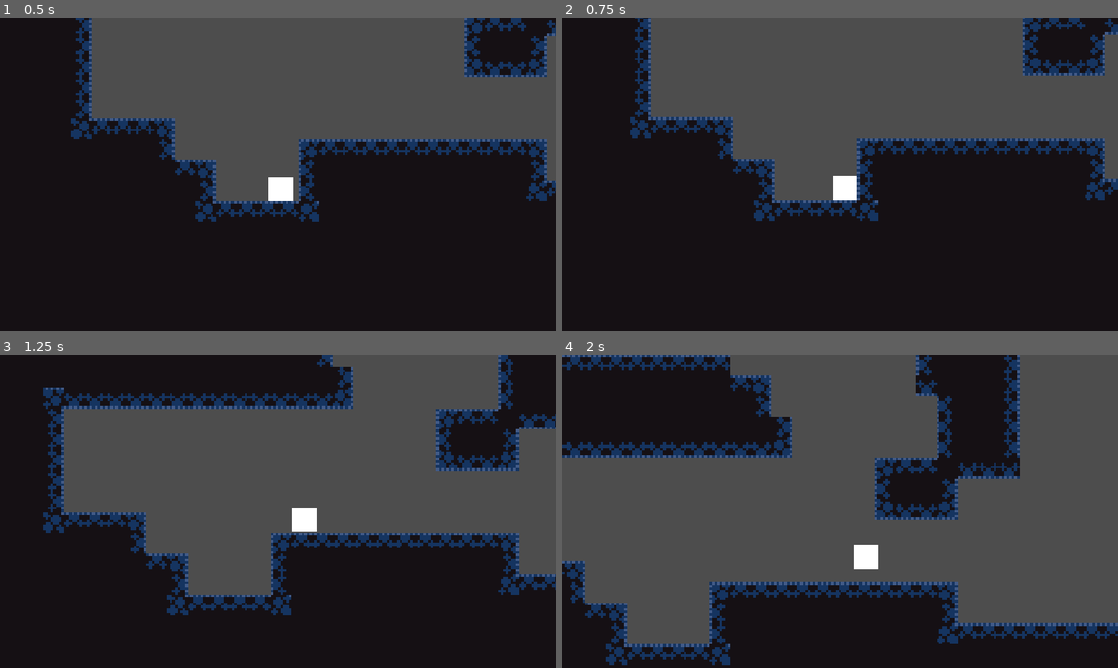
Above: before the commit, frames 1-4 (two rows, left to right).
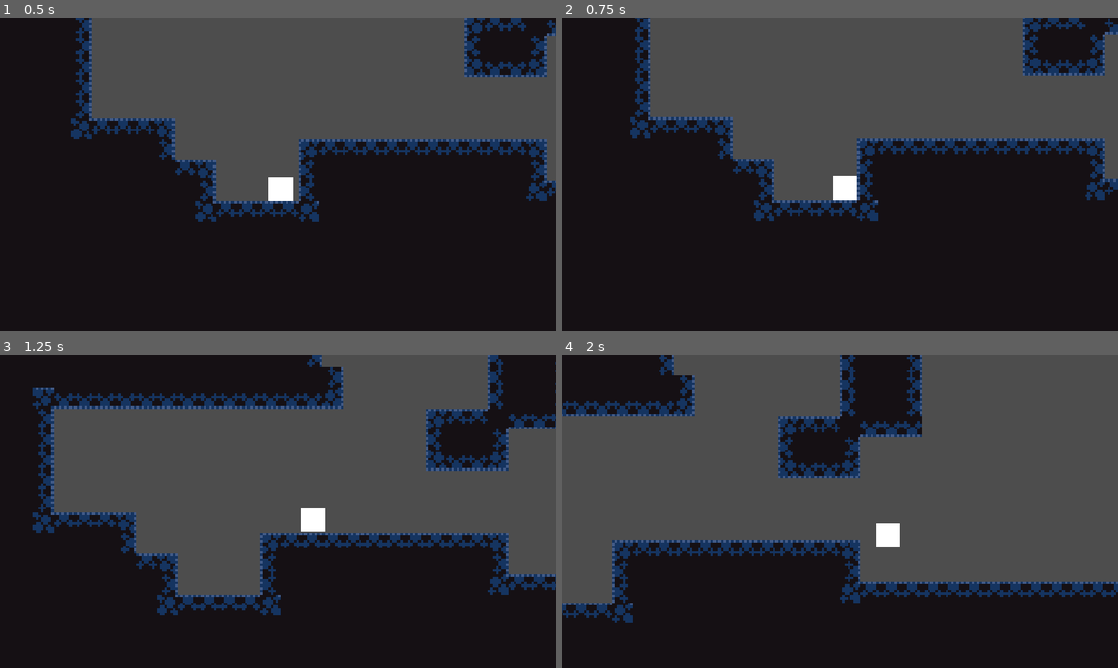
Above: after the commit, the same moments.

Repository: Timi865/Microvania
Game: Godot game, scene res://Scenes/game.tscn
Two runs of this game, one before a commit and one after it. Both use one fixed random seed, a clock stepped at 60 frames per second and the inputs below.
Inputs:
- Up to frame 1 (0.5 s): no input
- Up to frame 2 (0.75 s): hold Right (Move_right) from 0.53 s (still down); tap C (dash) at 0.6 s
- Up to frame 3 (1.25 s): keep holding Right (Move_right); tap Space (Jump) at 0.77 s
- Up to frame 4 (2 s): keep holding Right (Move_right); tap C (dash) at 1.35 s; tap Space (Jump) at 1.52 s

Frame 1 is identical in both runs. In frame 2, 0.4% of the frame differs, in the area x 12-99%, y 0-65%; in frame 3, 11%; in frame 4, 42%, in the area x 0-100%, y 0-100%.

Commit message:
Made character controls slightly tighter
updated character controls to be quick but tight

Diff:
--- a/Scenes/character_body_2d.gd
+++ b/Scenes/character_body_2d.gd
@@ -3,15 +3,15 @@
 #const DashVisual_preload = preload("res://Scenes/dash_visual.tscn")
 
 
-const MAX_SPEED: float = 70.0
-const ACCELERATION: float = 14.5
-const FRICTION: float = 20.5
+const MAX_SPEED: float = 90.0
+const ACCELERATION: float = 22.5
+const FRICTION: float = 28.0
 const JUMP_HEIGHT: float = -250.0
 const GRAVITY: float = 16.5
 
 var look_dir_x: int = 1
 
-var dash_unlocked: bool = false#set to true later
+var dash_unlocked: bool = true#set to true later
 const DASH_SPEED: float = 200
 const DASH_TIME: float = 0.12
 var can_dash: bool = true
